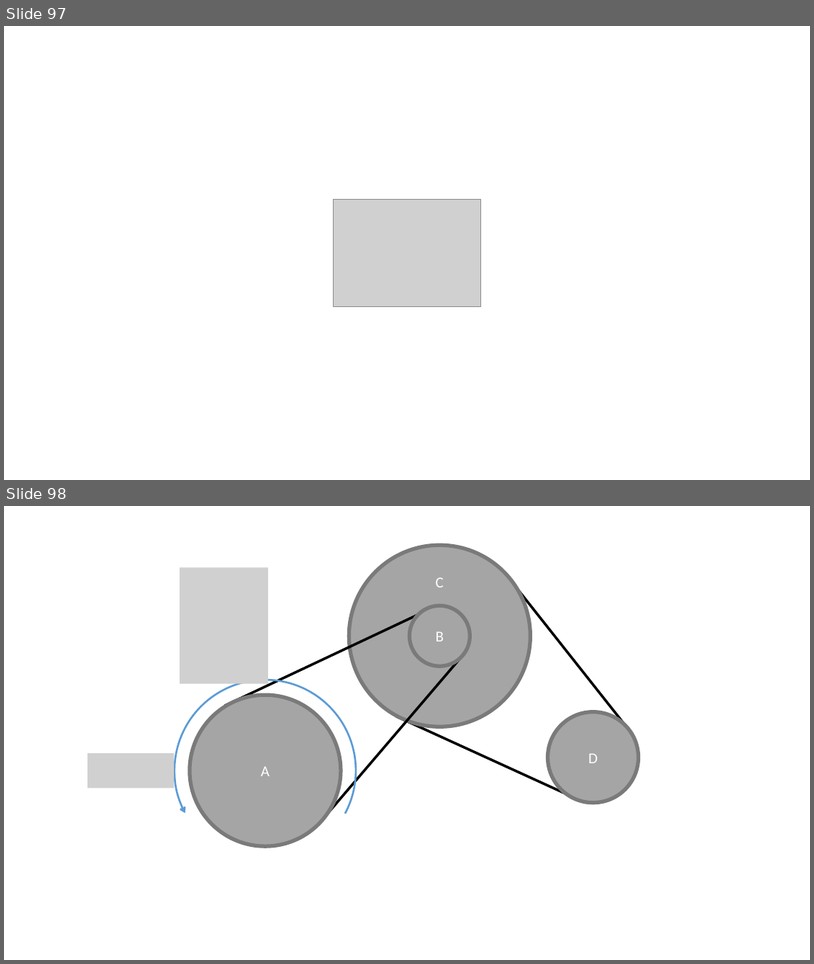
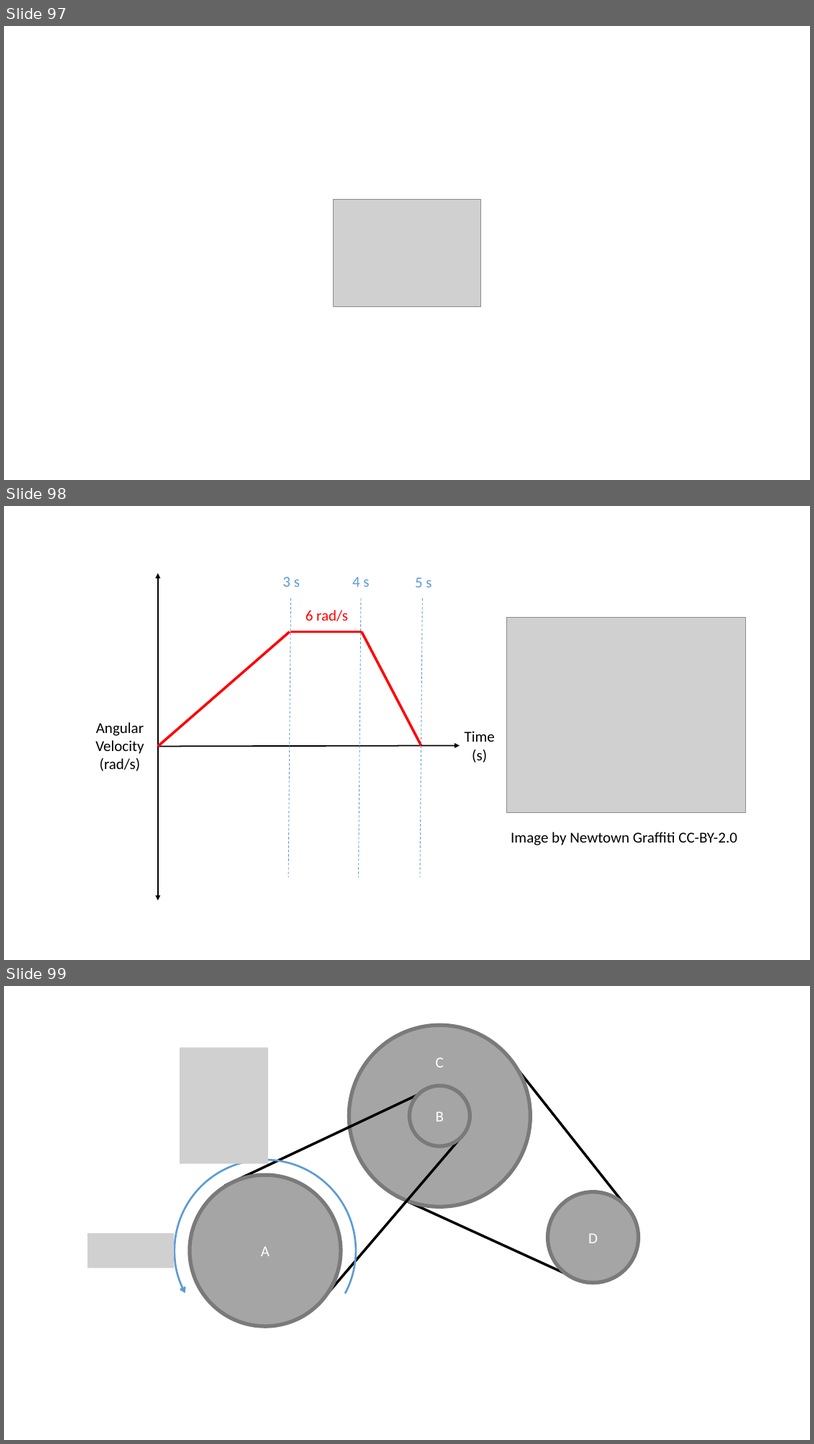
Before and after one commit to JacobMoore/mechanics_textbook, a slide deck: Homework Problems/Homework_Diagrams.pptx. Shown one above the other, each under a label of ours: slides 97 and 98 before the commit, slides 97, 98 and 99 after it. The pictures are 814x964 and 814x1444 pixels, drawn with LibreOffice and Linux fonts; fonts in the diff are those of the drawing; grey boxes stand for pictures. Boxes give left, top, right and bottom in pixels: in the first picture for what was removed or moved away, otherwise in the second. Text is boxed around its words. In the diff, an @@ line names an element or a change of style, - is before the commit and + after.

```diff
--- a/Homework Problems/Homework_Diagrams.pptx
+++ b/Homework Problems/Homework_Diagrams.pptx
@@ slide 98 added at [4, 506, 810, 960], background #FFFFFF @@
@@ double arrow added from (158, 573) to (158, 901), #000000 1.5 pt @@
@@ text added at [283, 577, 300, 587], 18 pt, text #5B9BD5 @@
+3 s
@@ text added at [352, 577, 369, 587], 18 pt, text #5B9BD5 @@
+4 s
@@ text added at [415, 577, 432, 587], 18 pt, text #5B9BD5 @@
+5 s
@@ line added from (291, 599) to (288, 877), #5B9BD5 0.75 pt dashed @@
@@ text added at [306, 610, 348, 621], 18 pt, text #FF0000 @@
+6 rad/s
@@ line added from (361, 599) to (358, 877), #5B9BD5 0.75 pt dashed @@
@@ line added from (422, 599) to (420, 877), #5B9BD5 0.75 pt dashed @@
@@ line added from (290, 632) to (158, 746), #FF0000 3 pt @@
@@ line added from (362, 632) to (290, 632), #FF0000 3 pt @@
@@ line added from (362, 632) to (422, 746), #FF0000 3 pt @@
@@ picture added at [507, 618, 746, 813] @@
@@ text added at [95, 722, 144, 771], 18 pt, text #000000 @@
+Angular Velocity
+(rad/s)
@@ text added at [465, 731, 495, 762], 18 pt, text #000000 @@
+Time
+(s)
@@ arrow added from (158, 746) to (460, 746), #000000 1.5 pt @@
@@ text added at [511, 831, 738, 845], 18 pt, text #000000 @@
+Image by Newtown Graffiti CC-BY-2.0
@@ what was slide 98 is now slide 99 @@
```
Also in this commit, not shown: 1 slide changed, 4 other slides added, 1 slide removed, 27 other files.
